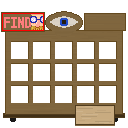
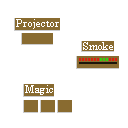
Revision of a layered w=128, h=128 image; what changed, layer by layer:
added layer "Layer 9" (20%) above "Smoke" over [14, 18, 119, 113]
added layer "Smoke" above "Layer 11" over [16, 19, 113, 95]
added layer "Layer 11" above "Layer 10" over [79, 58, 117, 61]
added layer "Layer 10" above "Layer 8" over [79, 62, 117, 64]
moved "Layer 8" above "Layer 7", painted on it over [15, 14, 125, 112]
removed layer "Layer 5" over [1, 12, 45, 32]
removed layer "Layer 3" over [2, 11, 126, 126]
removed layer "Layer 4" over [10, 116, 118, 122]
hid "Layer 7", painted on it over [8, 11, 124, 126]
